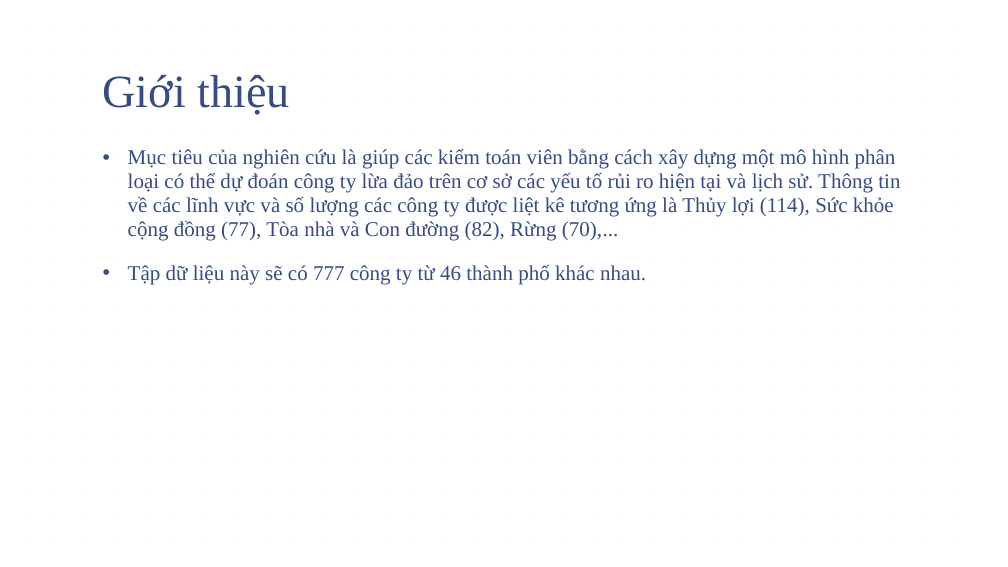
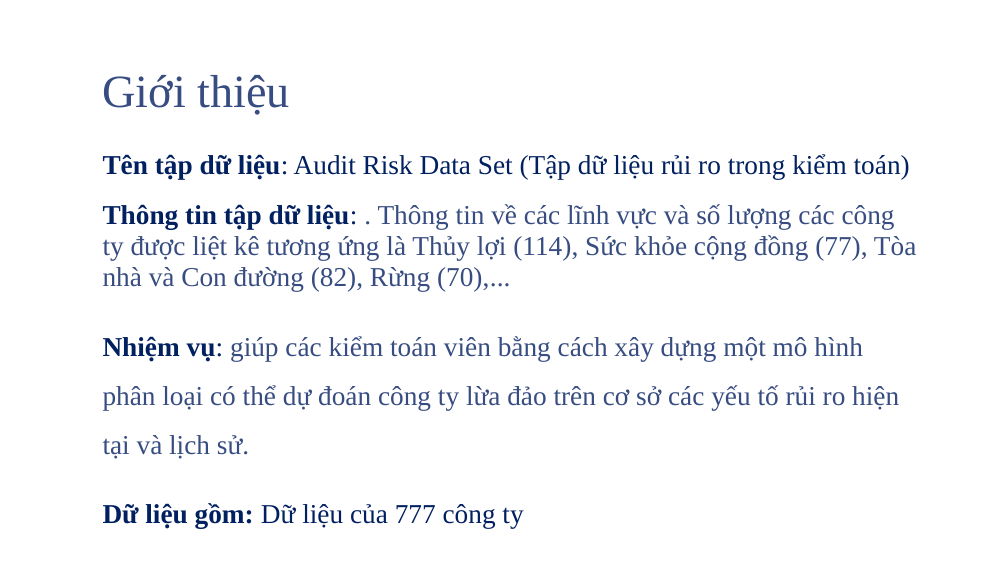
Before and after one commit to trungcpag/machine-CTU, a slide deck: slide 3 of report.pptx. Drawn at 1008x567 pixels with LibreOffice and Linux fonts; fonts in the diff are those of the drawing; background and template pictures are left out. Boxes give left, top, right and bottom in pixels: in the first picture for what was removed or moved away, otherwise in the second. Text is boxed around its words. In the diff, an @@ line names an element or a change of style, - is before the commit and + after.

```diff
--- a/report.pptx
+++ b/report.pptx
@@ text at box(103, 154, 916, 528): text changed; size 20 to 26 pt @@
-• Mục tiêu của nghiên cứu là giúp các kiểm toán viên bằng cách xây dựng một mô hình phân loại có thể dự đoán công ty lừa đảo trên cơ sở các yếu tố rủi ro hiện tại và lịch sử. Thông tin về các lĩnh vực và số lượng các công ty được liệt kê tương ứng là Thủy lợi (114), Sức khỏe cộng đồng (77), Tòa nhà và Con đường (82), Rừng (70),...
-  • Tập dữ liệu này sẽ có 777 công ty từ 46 thành phố khác nhau.
+Tên tập dữ liệu: Audit Risk Data Set (Tập dữ liệu rủi ro trong kiểm toán)
+Thông tin tập dữ liệu: . Thông tin về các lĩnh vực và số lượng các công ty được liệt kê tương ứng là Thủy lợi (114), Sức khỏe cộng đồng (77), Tòa nhà và Con đường (82), Rừng (70),...
+Nhiệm vụ: giúp các kiểm toán viên bằng cách xây dựng một mô hình phân loại có thể dự đoán công ty lừa đảo trên cơ sở các yếu tố rủi ro hiện tại và lịch sử.
+Dữ liệu gồm: Dữ liệu của 777 công ty
```
Also in this commit, not shown: 4 other slides changed, 2 slides added, 3 slides removed, 5 other files.
